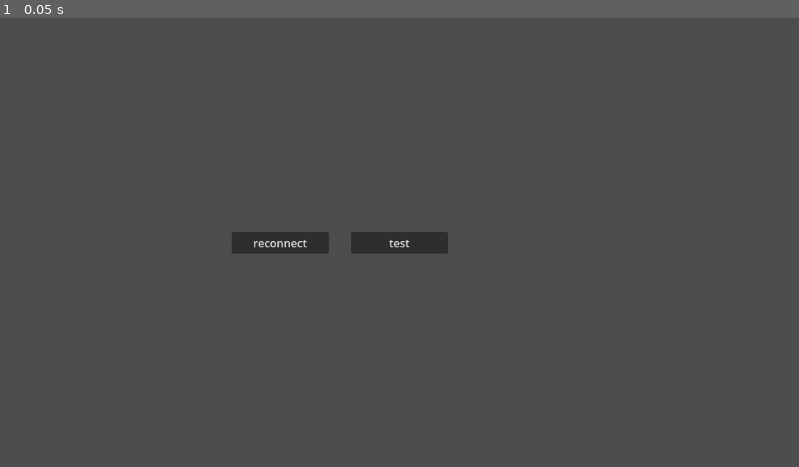
Above: before the commit, frame 1.
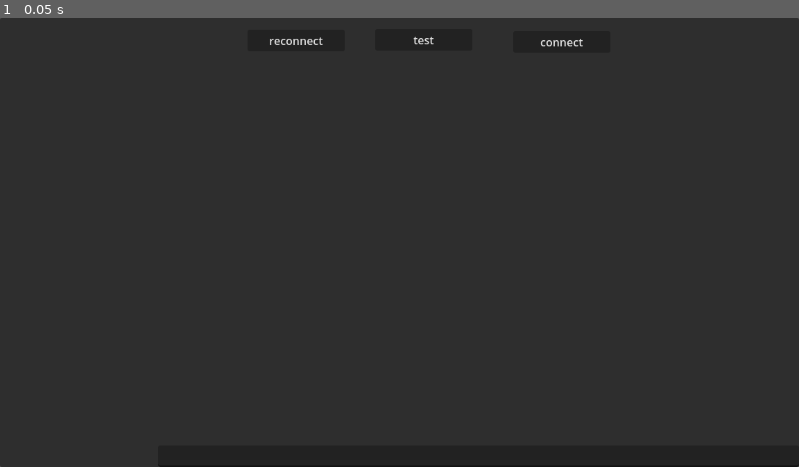
Above: after the commit, the same moment.

Repository: PiotrW01/ChatApp
Game: Godot game, scene res://main.tscn
Two runs of this game, one before a commit and one after it. Both use one fixed random seed, a clock stepped at 60 frames per second and the inputs below.
Inputs:
- Up to frame 1 (0.05 s): no input

The runs differ from the first frame. In frame 1, 99% of the frame differs, in the area x 0-100%, y 0-100%.

Commit message:
Implemented communication
Added basic communication and username display functonalities

Diff:
--- /dev/null
+++ b/GodotClient/displayed_user.gd
@@ -0,0 +1,10 @@
+class_name UserDisplay
+extends Control
+
+var username = ""
+
+
+
+# Called when the node enters the scene tree for the first time.
+func _ready():
+	$CenterContainer/PanelContainer/NameLabel.text = username
--- /dev/null
+++ b/GodotClient/displayed_user.tscn
@@ -0,0 +1,28 @@
+[gd_scene load_steps=2 format=3 uid="uid://bbhmnyinmjld3"]
+
+[ext_resource type="Script" path="res://displayed_user.gd" id="1_slhqd"]
+
+[node name="Control" type="PanelContainer"]
+clip_contents = true
+custom_minimum_size = Vector2(200, 40)
+offset_right = 222.0
+offset_bottom = 34.0
+size_flags_horizontal = 0
+script = ExtResource("1_slhqd")
+
+[node name="CenterContainer" type="CenterContainer" parent="."]
+clip_contents = true
+layout_mode = 2
+size_flags_horizontal = 4
+
+[node name="PanelContainer" type="PanelContainer" parent="CenterContainer"]
+clip_contents = true
+layout_mode = 2
+
+[node name="NameLabel" type="RichTextLabel" parent="CenterContainer/PanelContainer"]
+layout_mode = 2
+theme_override_font_sizes/normal_font_size = 24
+text = "user"
+fit_content = true
+scroll_active = false
+autowrap_mode = 0
--- a/GodotClient/main.gd
+++ b/GodotClient/main.gd
@@ -1,19 +1,54 @@
 extends Node2D
+
+var messageScene = preload("res://message.tscn")
+var displayedUserScene = preload("res://displayed_user.tscn")
 
 var socket = WebSocketPeer.new()
 const URL = "ws://localhost:3000"
+var json = JSON.new()
+
+var session_id = ""
+
+@onready var user_container = %UserContainer
+@onready var message_container = %MessageContainer
+@onready var text_input = %TextInput
 
 func _ready():
-	socket.connect_to_url(URL)
+	set_process(false)
 
 func _process(delta):
 	socket.poll()
 	var state = socket.get_ready_state()
 	if state == WebSocketPeer.STATE_OPEN:
 		while socket.get_available_packet_count():
-			var json = JSON.parse_string(socket.get_packet().get_string_from_ascii())
-			print(json)
 
+			var packet = socket.get_packet().get_string_from_ascii()
+			var result = json.parse(packet)
+			if result == OK:
+				var data = json.data
+				match data.type:
+					"message":
+						var message = messageScene.instantiate()
+						message.username = str(data.username)
+						message.text = str(data.message)
+						message_container.add_child(message)
+						if message_container.get_child_count() > 100:
+							message_container.get_child(0).queue_free()
+					"initialize":
+						session_id = data.session_id
+						print("id assigned: ", session_id)
+						for username in data.users:
+							add_user_to_list(username)
+					"user_connected":
+						add_user_to_list(str(data.session_id))
+					"user_disconnected":
+						remove_user_from_list(str(data.session_id))
+
+					_:
+						push_warning("Received invalid data type: ", data.type)
+
+			else:
+				print(packet)
 
 	elif state == WebSocketPeer.STATE_CLOSING:
 		pass
@@ -34,8 +69,38 @@
 
 
 func _on_reconnect_button_down():
-	var state = socket.get_ready_state()
-	if state != WebSocketPeer.STATE_CLOSED:
+	socket.close()
+	for child in user_container.get_children():
+		child.queue_free()
+	for message in message_container.get_children():
+		message.queue_free()
+
+func _on_message_submitted(text):
+	text_input.text = ""
+	var packet = {
+		"type": "message",
+		"session_id": session_id,
+		"message": text,
+	}
+	socket.send_text(JSON.stringify(packet))
+
+
+
+func _on_connect_button_down():
+	print(socket.get_ready_state())
+	if socket.get_ready_state() != WebSocketPeer.STATE_CLOSED:
 		return
 	socket.connect_to_url(URL)
 	set_process(true)
+
+
+func add_user_to_list(username):
+	var new_user = displayedUserScene.instantiate()
+	new_user.username = str(username)
+	new_user.name = str(username)
+	user_container.add_child(new_user)
+
+func remove_user_from_list(username):
+	for child in user_container.get_children():
+		if child.name == username:
+			child.queue_free()
--- a/GodotClient/main.tscn
+++ b/GodotClient/main.tscn
@@ -1,6 +1,7 @@
-[gd_scene load_steps=2 format=3 uid="uid://c0qfkwbesyuxh"]
+[gd_scene load_steps=3 format=3 uid="uid://c0qfkwbesyuxh"]
 
 [ext_resource type="Script" path="res://main.gd" id="1_x8enw"]
+[ext_resource type="PackedScene" uid="uid://c4o6lep73cw70" path="res://message.tscn" id="3_ptnma"]
 
 [node name="Main" type="Node2D"]
 script = ExtResource("1_x8enw")
@@ -15,39 +16,103 @@
 grow_horizontal = 2
 grow_vertical = 2
 
+[node name="PanelContainer" type="PanelContainer" parent="CanvasLayer/Control"]
+layout_mode = 1
+anchors_preset = 15
+anchor_right = 1.0
+anchor_bottom = 1.0
+grow_horizontal = 2
+grow_vertical = 2
+
+[node name="SplitContainer" type="SplitContainer" parent="CanvasLayer/Control/PanelContainer"]
+layout_mode = 2
+
+[node name="MarginContainer" type="MarginContainer" parent="CanvasLayer/Control/PanelContainer/SplitContainer"]
+custom_minimum_size = Vector2(216, 0)
+layout_mode = 2
+theme_override_constants/margin_left = 8
+theme_override_constants/margin_top = 12
+theme_override_constants/margin_bottom = 12
+
+[node name="ScrollContainer" type="ScrollContainer" parent="CanvasLayer/Control/PanelContainer/SplitContainer/MarginContainer"]
+layout_mode = 2
+horizontal_scroll_mode = 0
+
+[node name="UserContainer" type="VBoxContainer" parent="CanvasLayer/Control/PanelContainer/SplitContainer/MarginContainer/ScrollContainer"]
+unique_name_in_owner = true
+clip_contents = true
+layout_mode = 2
+size_flags_vertical = 0
+theme_override_constants/separation = 8
+
+[node name="VBoxContainer" type="VBoxContainer" parent="CanvasLayer/Control/PanelContainer/SplitContainer"]
+layout_mode = 2
+
+[node name="MarginContainer2" type="MarginContainer" parent="CanvasLayer/Control/PanelContainer/SplitContainer/VBoxContainer"]
+layout_mode = 2
+size_flags_vertical = 3
+theme_override_constants/margin_left = 8
+theme_override_constants/margin_top = 12
+theme_override_constants/margin_right = 24
+theme_override_constants/margin_bottom = 12
+
+[node name="ScrollContainer" type="ScrollContainer" parent="CanvasLayer/Control/PanelContainer/SplitContainer/VBoxContainer/MarginContainer2"]
+layout_mode = 2
+horizontal_scroll_mode = 0
+
+[node name="MessageContainer" type="VBoxContainer" parent="CanvasLayer/Control/PanelContainer/SplitContainer/VBoxContainer/MarginContainer2/ScrollContainer"]
+unique_name_in_owner = true
+clip_contents = true
+layout_mode = 2
+size_flags_horizontal = 3
+size_flags_vertical = 10
+theme_override_constants/separation = 8
+
+[node name="Control" parent="CanvasLayer/Control/PanelContainer/SplitContainer/VBoxContainer/MarginContainer2/ScrollContainer/MessageContainer" instance=ExtResource("3_ptnma")]
+layout_mode = 2
+size_flags_horizontal = 1
+
+[node name="TextInput" type="LineEdit" parent="CanvasLayer/Control/PanelContainer/SplitContainer/VBoxContainer"]
+unique_name_in_owner = true
+layout_mode = 2
+
+[node name="reconnect" type="Button" parent="CanvasLayer/Control"]
+custom_minimum_size = Vector2(140, 0)
+layout_mode = 2
+offset_left = 357.0
+offset_top = 17.0
+offset_right = 497.0
+offset_bottom = 48.0
+grow_horizontal = 2
+grow_vertical = 2
+focus_mode = 0
+text = "reconnect"
+
 [node name="Test" type="Button" parent="CanvasLayer/Control"]
 custom_minimum_size = Vector2(140, 0)
-layout_mode = 1
-anchors_preset = 8
-anchor_left = 0.5
-anchor_top = 0.5
-anchor_right = 0.5
-anchor_bottom = 0.5
-offset_left = -70.0
-offset_top = -15.5
-offset_right = 70.0
-offset_bottom = 15.5
+layout_mode = 2
+offset_left = 541.0
+offset_top = 16.0
+offset_right = 681.0
+offset_bottom = 47.0
 grow_horizontal = 2
 grow_vertical = 2
 focus_mode = 0
 text = "test"
 
-[node name="reconnect" type="Button" parent="CanvasLayer/Control"]
+[node name="connect" type="Button" parent="CanvasLayer/Control"]
 custom_minimum_size = Vector2(140, 0)
-layout_mode = 1
-anchors_preset = 8
-anchor_left = 0.5
-anchor_top = 0.5
-anchor_right = 0.5
-anchor_bottom = 0.5
-offset_left = -242.0
-offset_top = -15.0
-offset_right = -102.0
-offset_bottom = 16.0
+layout_mode = 2
+offset_left = 740.0
+offset_top = 19.0
+offset_right = 880.0
+offset_bottom = 50.0
 grow_horizontal = 2
 grow_vertical = 2
 focus_mode = 0
-text = "reconnect"
+text = "connect"
 
+[connection signal="text_submitted" from="CanvasLayer/Control/PanelContainer/SplitContainer/VBoxContainer/TextInput" to="." method="_on_message_submitted"]
+[connection signal="button_down" from="CanvasLayer/Control/reconnect" to="." method="_on_reconnect_button_down"]
 [connection signal="button_down" from="CanvasLayer/Control/Test" to="." method="_on_button_down"]
-[connection signal="button_down" from="CanvasLayer/Control/reconnect" to="." method="_on_reconnect_button_down"]
+[connection signal="button_down" from="CanvasLayer/Control/connect" to="." method="_on_connect_button_down"]
--- /dev/null
+++ b/GodotClient/message.gd
@@ -0,0 +1,11 @@
+class_name Message
+extends PanelContainer
+
+var username = ""
+var text = ""
+
+
+# Called when the node enters the scene tree for the first time.
+func _ready():
+	$MarginContainer/HBoxContainer/Username.text = username
+	$MarginContainer/HBoxContainer/Message.text = text
--- /dev/null
+++ b/GodotClient/message.tscn
@@ -0,0 +1,32 @@
+[gd_scene load_steps=2 format=3 uid="uid://c4o6lep73cw70"]
+
+[ext_resource type="Script" path="res://message.gd" id="1_6d7lo"]
+
+[node name="Control" type="PanelContainer"]
+offset_right = 159.0
+offset_bottom = 23.0
+size_flags_horizontal = 3
+size_flags_vertical = 3
+script = ExtResource("1_6d7lo")
+
+[node name="MarginContainer" type="MarginContainer" parent="."]
+layout_mode = 2
+theme_override_constants/margin_left = 8
+theme_override_constants/margin_right = 8
+
+[node name="HBoxContainer" type="HBoxContainer" parent="MarginContainer"]
+layout_mode = 2
+
+[node name="Username" type="RichTextLabel" parent="MarginContainer/HBoxContainer"]
+layout_mode = 2
+text = "User:"
+fit_content = true
+scroll_active = false
+autowrap_mode = 0
+
+[node name="Message" type="RichTextLabel" parent="MarginContainer/HBoxContainer"]
+layout_mode = 2
+text = "xdawwdawd"
+fit_content = true
+scroll_active = false
+autowrap_mode = 0
Not shown, changed: Server/index.js
Not shown, added: Server/json-formats.txt
